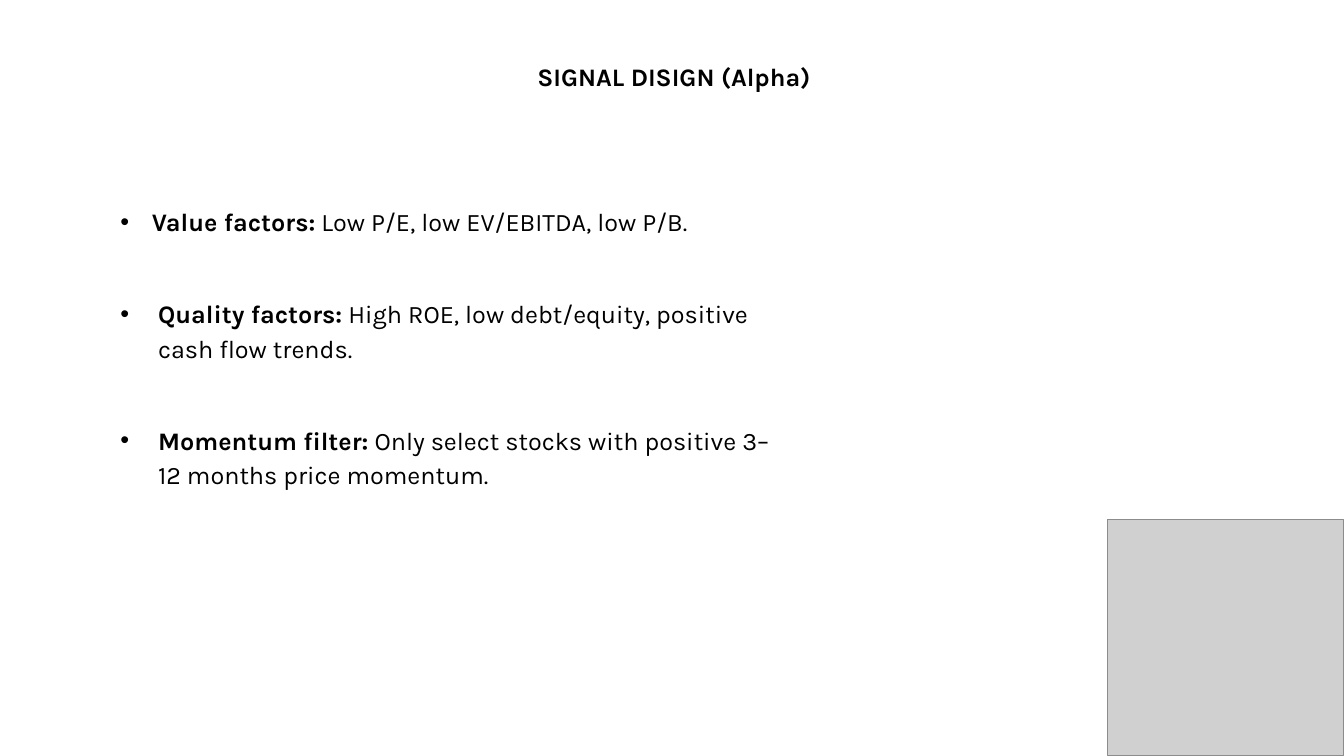
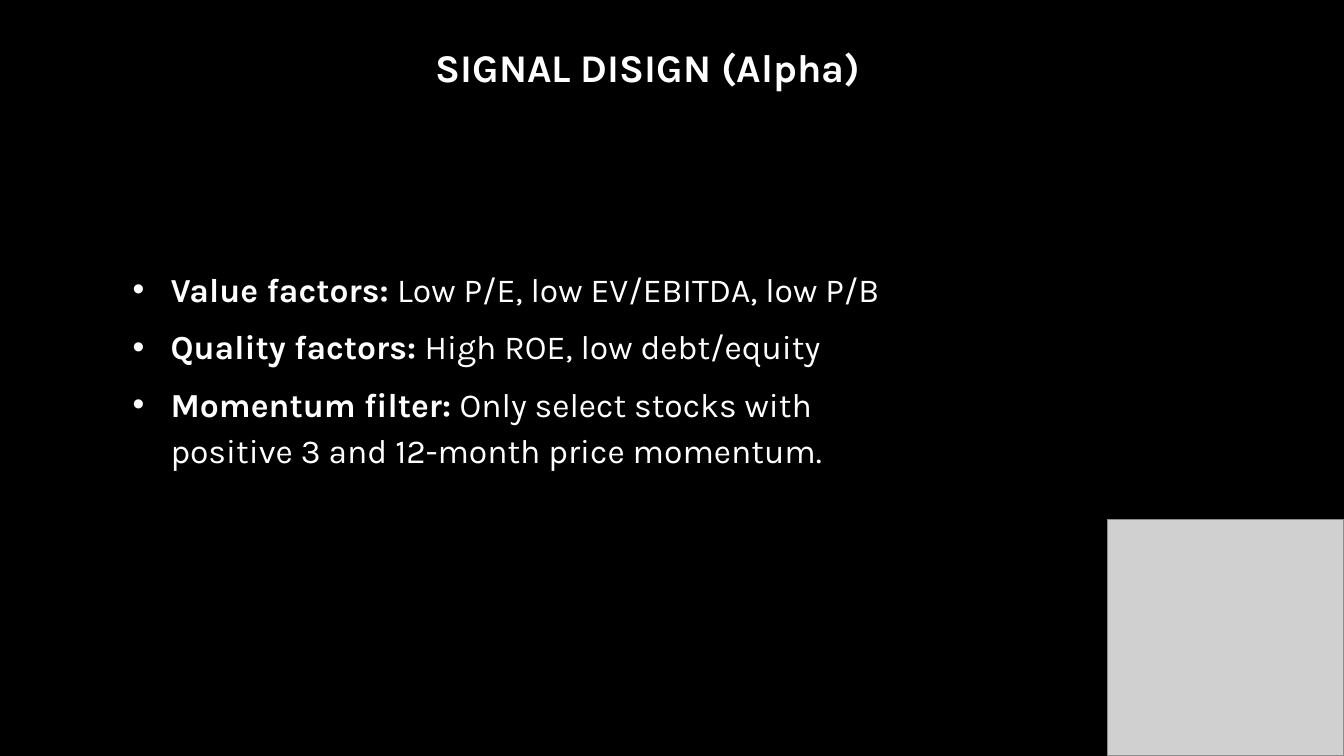
Before and after one commit to GeorgeMoschovis/Value-Quality-Momentum-Strategy, a slide deck: slide 5 of Presentation/Strategy_Pitch (2).pptx. Drawn at 1344x756 pixels with LibreOffice and Linux fonts; fonts in the diff are those of the drawing; grey boxes stand for pictures. Boxes give left, top, right and bottom in pixels: in the first picture for what was removed or moved away, otherwise in the second. Text is boxed around its words. In the diff, an @@ line names an element or a change of style, - is before the commit and + after.

```diff
--- a/Presentation/Strategy_Pitch (2).pptx
+++ b/Presentation/Strategy_Pitch (2).pptx
@@ background #FFFFFF to #000000 @@
@@ text "SIGNAL DISIGN (Alpha)": place and size @@
-text "SIGNAL DISIGN (Alpha)" at <box>537,67,810,92</box>
+text "SIGNAL DISIGN (Alpha)" at <box>436,52,860,92</box>
@@ text "SIGNAL DISIGN (Alpha)" at <box>436,52,860,92</box>: size 18 to 28 pt, text colour #000000 to #FFFFFF @@
@@ text at <box>171,277,879,471</box>: text changed; size 18 to 24 pt; text colour #000000 to #FFFFFF @@
-• Value factors: Low P/E, low EV/EBITDA, low P/B.
-• Quality factors: High ROE, low debt/equity, positive cash flow trends.
-• Momentum filter: Only select stocks with positive 3–12 months price momentum.
+• Value factors: Low P/E, low EV/EBITDA, low P/B
+• Quality factors: High ROE, low debt/equity
+• Momentum filter: Only select stocks with positive 3 and 12-month price momentum.
```
Also in this commit, not shown: 8 other slides changed, 3 slides added, 6 other files.
